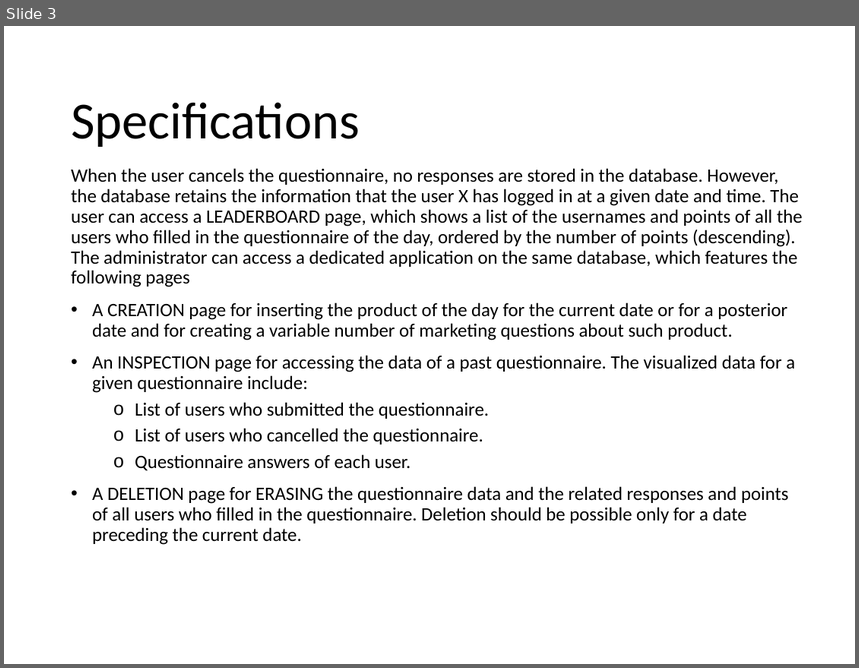
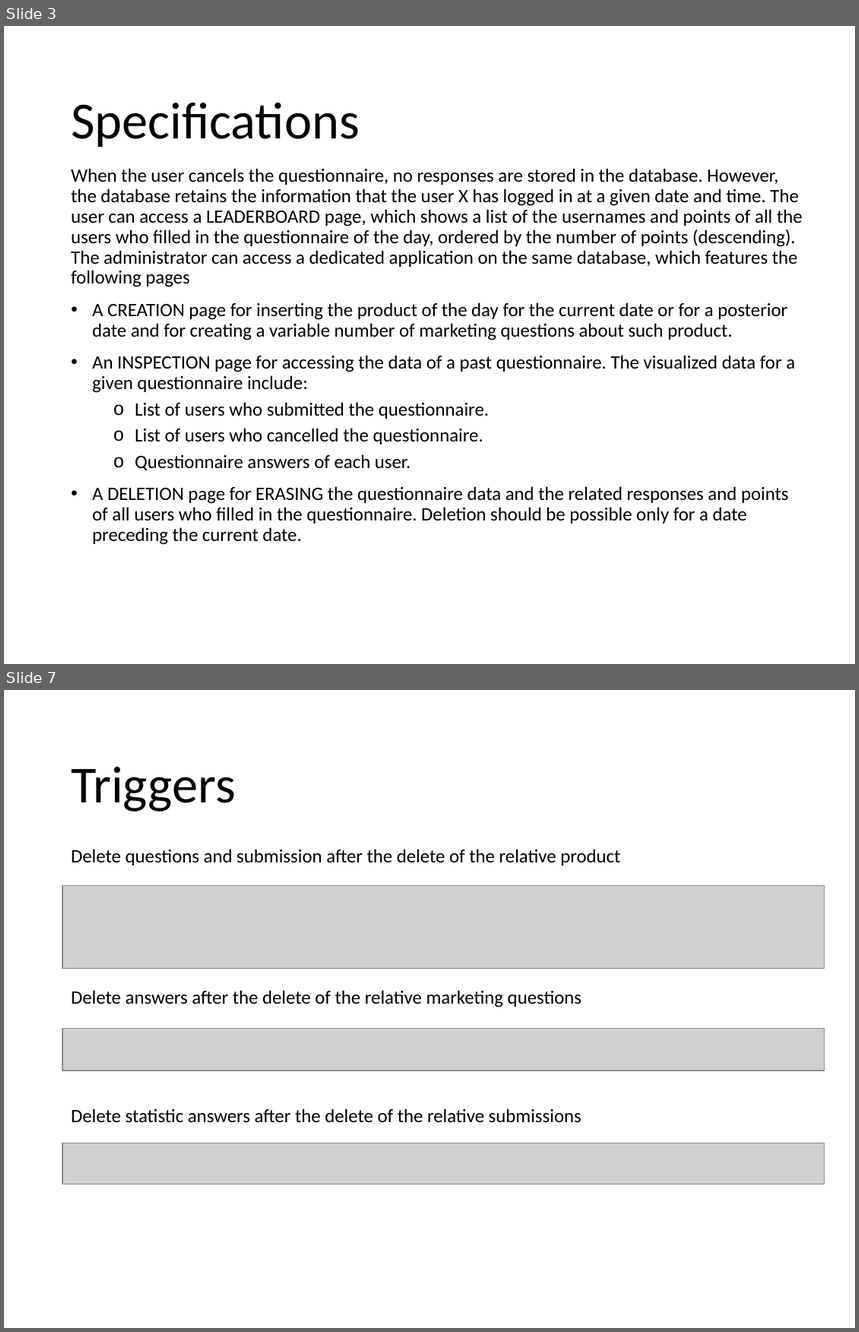
Before and after one commit to Danielededo/Gamified-marketing-application-DB2, a slide deck: Documentation/Presentation.pptx. Shown one above the other, each under a label of ours: slide 3 before the commit, slides 3 and 7 after it; the slides between them are not shown. The pictures are 859x668 and 859x1332 pixels, drawn with LibreOffice and Linux fonts; fonts in the diff are those of the drawing; grey boxes stand for pictures. Boxes give left, top, right and bottom in pixels: in the first picture for what was removed or moved away, otherwise in the second. Text is boxed around its words. In the diff, an @@ line names an element or a change of style, - is before the commit and + after.

```diff
--- a/Documentation/Presentation.pptx
+++ b/Documentation/Presentation.pptx
@@ slide 7 added at [4, 690, 855, 1328], background #FFFFFF @@
@@ title added at [71, 767, 236, 812], 44 pt, text #000000 @@
+Triggers
@@ text added at [71, 849, 620, 866], 16 pt, text #000000 @@
+Delete questions and submission after the delete of the relative product
@@ picture added at [63, 886, 825, 968] @@
@@ text added at [71, 990, 582, 1008], 16 pt, text #000000 @@
+Delete answers after the delete of the relative marketing questions
@@ picture added at [63, 1029, 825, 1072] @@
@@ text added at [71, 1109, 582, 1123], 16 pt, text #000000 @@
+Delete statistic answers after the delete of the relative submissions
@@ picture added at [63, 1144, 825, 1185] @@
```
Also in this commit, not shown: 14 slides changed, 11 other slides added, 4 slides removed.
